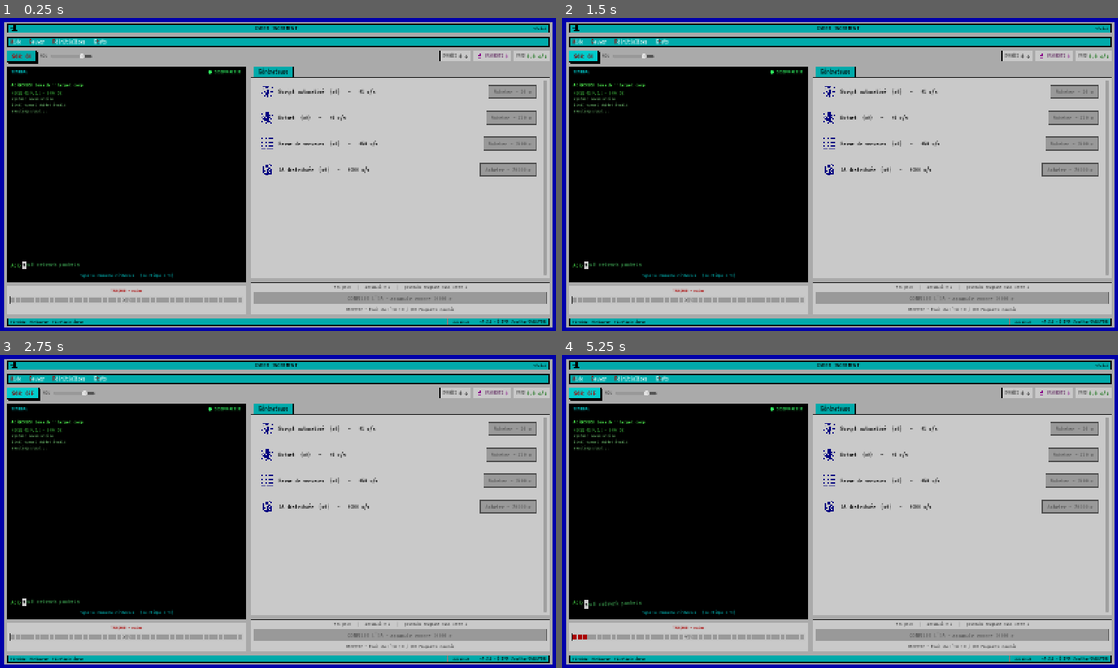
Above: before the commit, frames 1-4 (two rows, left to right).
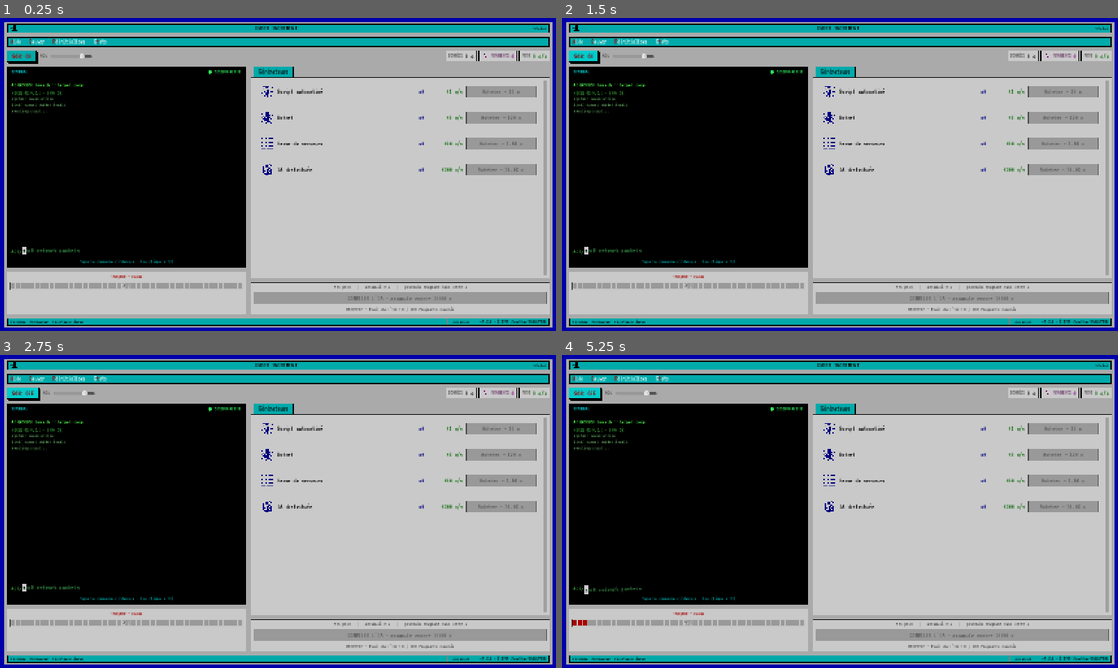
Above: after the commit, the same moments.

Repository: jogaulupeau/CyberIncrement
Game: Godot game, scene res://scenes/main.tscn
Two runs of this game, one before a commit and one after it. Both use one fixed random seed, a clock stepped at 60 frames per second and the inputs below.
Inputs (mouse positions are in pixels of both pictures, inside the frame that each line leads up to):
- Up to frame 1 (0.25 s): no input
- Up to frame 2 (1.5 s): click "SON: ON" at 0.5 s; click "SON: OFF" at 1.25 s
- Up to frame 3 (2.75 s): click "SON: ON" at 2 s
- Up to frame 4 (5.25 s): click "SON: OFF" at 2.75 s; click "SON: ON" at 3.5 s; click "SON: OFF" at 4.25 s; tap Enter at 5 s; move the mouse to (962, 495) at 5.02 s; tap 1 at 5.1 s; click (962, 495) at 5.17 s

The runs differ from the first frame. In frame 1, 5.0% of the frame differs, in the area x 1-99%, y 10-92%; in frame 2, 5.0%; in frame 3, 5.0%; in frame 4, 5.0%.

Commit message:
Polish UI/UX : lignes en colonnes, jauge de piratage, lisibilité, sons
Revue UI/UX de l'écran principal (points issus de la revue) :

- Générateurs : lignes réorganisées en vraies colonnes alignées
  (icône | nom | xN | +bonus/s | [Acheter — prix]). Prix intégré au bouton
  pour qu'il se lise comme un prix ; boutons d'achat à taille fixe uniforme
  (190 px) sur tous les onglets. Notation courte (K/M) pour les valeurs.
- Compteurs Données et PROD passés en notation courte (cohérence boutique).
- Augmentations/Programmes : description d'effet lisible (taille 12->15,
  teinte claire -> teal foncé).
- Opérations : suppression de la barre de cooldown séparée ; le bouton PIRATER
  fait désormais office de jauge qui se remplit de gauche à droite pendant la
  recharge (fond gris + jauge cyan + décompte lisible + ombre portée), hauteur
  stable.

Correctifs :
- Le bouton de faille zero-day garde sa place dans la mise en page (transparent
  au repos) : son apparition ne fait plus rétrécir le terminal en plein combat.
- Son dédié à la défaite contre un boss (boss_fail.wav).

Co-Authored-By: Claude Opus 4.8 <noreply@anthropic.com>

Diff:
--- a/scenes/generator_row.tscn
+++ b/scenes/generator_row.tscn
@@ -15,7 +15,7 @@
 
 [node name="HBox" type="HBoxContainer" parent="Margin"]
 layout_mode = 2
-theme_override_constants/separation = 12
+theme_override_constants/separation = 8
 
 [node name="IconRect" type="TextureRect" parent="Margin/HBox"]
 unique_name_in_owner = true
@@ -25,14 +25,35 @@
 expand_mode = 1
 stretch_mode = 5
 
-[node name="InfoLabel" type="Label" parent="Margin/HBox"]
+[node name="NameLabel" type="Label" parent="Margin/HBox"]
 unique_name_in_owner = true
+custom_minimum_size = Vector2(120, 0)
 layout_mode = 2
 size_flags_horizontal = 3
-autowrap_mode = 2
-text = "Générateur (x0)   —   +0 o/s"
+size_flags_vertical = 4
+text = "Générateur"
+
+[node name="MultLabel" type="Label" parent="Margin/HBox"]
+unique_name_in_owner = true
+custom_minimum_size = Vector2(48, 0)
+layout_mode = 2
+size_flags_vertical = 4
+theme_override_colors/font_color = Color(0, 0, 0.5, 1)
+text = "x0"
+horizontal_alignment = 2
+
+[node name="BonusLabel" type="Label" parent="Margin/HBox"]
+unique_name_in_owner = true
+custom_minimum_size = Vector2(96, 0)
+layout_mode = 2
+size_flags_vertical = 4
+theme_override_colors/font_color = Color(0, 0.4, 0, 1)
+text = "+0 o/s"
+horizontal_alignment = 2
 
 [node name="BuyButton" type="Button" parent="Margin/HBox"]
 unique_name_in_owner = true
+custom_minimum_size = Vector2(190, 0)
 layout_mode = 2
+size_flags_vertical = 4
 text = "Acheter"
--- a/scenes/item_row.tscn
+++ b/scenes/item_row.tscn
@@ -38,13 +38,14 @@
 [node name="DescLabel" type="Label" parent="Margin/HBox/Info"]
 unique_name_in_owner = true
 layout_mode = 2
-theme_override_colors/font_color = Color(0.5, 0.7, 0.68, 1)
-theme_override_font_sizes/font_size = 12
+theme_override_colors/font_color = Color(0.13, 0.32, 0.3, 1)
+theme_override_font_sizes/font_size = 15
 autowrap_mode = 2
 text = "Description de l'effet"
 
 [node name="BuyButton" type="Button" parent="Margin/HBox"]
 unique_name_in_owner = true
+custom_minimum_size = Vector2(190, 0)
 layout_mode = 2
 size_flags_vertical = 4
 text = "Améliorer"
--- a/scenes/main.tscn
+++ b/scenes/main.tscn
@@ -26,6 +26,21 @@
 border_width_right = 1
 border_width_bottom = 1
 border_color = Color(0, 0, 0, 1)
+
+[sub_resource type="StyleBoxFlat" id="op_disabled"]
+content_margin_left = 14.0
+content_margin_top = 6.0
+content_margin_right = 14.0
+content_margin_bottom = 6.0
+bg_color = Color(0.55, 0.55, 0.55, 1)
+border_width_left = 1
+border_width_top = 1
+border_width_right = 1
+border_width_bottom = 1
+border_color = Color(0, 0, 0, 1)
+shadow_color = Color(0, 0, 0, 1)
+shadow_size = 1
+shadow_offset = Vector2(4, 4)
 
 [sub_resource type="StyleBoxFlat" id="trace_frame"]
 bg_color = Color(0.769, 0.769, 0.769, 1)
@@ -518,13 +533,32 @@
 [node name="OpButton" type="Button" parent="HUD/Root/Body/Left/OpsPanel/OVBox"]
 unique_name_in_owner = true
 layout_mode = 2
+theme_override_colors/font_disabled_color = Color(0, 0, 0, 0)
+theme_override_styles/disabled = SubResource("op_disabled")
 text = "LANCER UNE OPÉRATION"
 
-[node name="CooldownBar" type="ProgressBar" parent="HUD/Root/Body/Left/OpsPanel/OVBox"]
-unique_name_in_owner = true
-custom_minimum_size = Vector2(0, 10)
-layout_mode = 2
-show_percentage = false
+[node name="OpFill" type="ColorRect" parent="HUD/Root/Body/Left/OpsPanel/OVBox/OpButton"]
+unique_name_in_owner = true
+layout_mode = 1
+anchors_preset = 9
+anchor_bottom = 1.0
+grow_vertical = 2
+mouse_filter = 2
+color = Color(0, 0.667, 0.667, 1)
+
+[node name="OpLabel" type="Label" parent="HUD/Root/Body/Left/OpsPanel/OVBox/OpButton"]
+unique_name_in_owner = true
+visible = false
+layout_mode = 1
+anchors_preset = 15
+anchor_right = 1.0
+anchor_bottom = 1.0
+grow_horizontal = 2
+grow_vertical = 2
+theme_override_colors/font_color = Color(0, 0, 0, 1)
+text = "Rechargement..."
+horizontal_alignment = 1
+vertical_alignment = 1
 
 [node name="TraceLabel" type="Label" parent="HUD/Root/Body/Left/OpsPanel/OVBox"]
 unique_name_in_owner = true
@@ -573,9 +607,10 @@
 
 [node name="ZeroDayButton" type="Button" parent="HUD/Root/Body/Left/OpsPanel/OVBox"]
 unique_name_in_owner = true
-visible = false
+modulate = Color(1, 1, 1, 0)
 layout_mode = 2
 theme_override_colors/font_color = Color(0.541, 0, 0.541, 1)
+disabled = true
 text = "EXPLOITER LA FAILLE (0 s)"
 
 [node name="EventStatus" type="Label" parent="HUD/Root/Body/Left/OpsPanel/OVBox"]
--- a/scripts/generator_row.gd
+++ b/scripts/generator_row.gd
@@ -1,8 +1,8 @@
 extends PanelContainer
 ## Une LIGNE d'interface réutilisable, pour UN générateur.
 ##
-## Rôle : afficher (nom, quantité, prod, coût) et proposer un bouton "Acheter".
-## Elle ne connaît PAS les règles du jeu (combien de Données on a, etc.).
+## Rôle : afficher (nom, quantité, prod, coût) en COLONNES alignées et proposer un
+## bouton "Acheter". Elle ne connaît PAS les règles du jeu (combien de Données on a, etc.).
 ## Quand on clique "Acheter", elle se contente d'ÉMETTRE UN SIGNAL ;
 ## c'est main.gd (le cerveau) qui décidera si l'achat est possible.
 ## Ce découpage "affichage ≠ logique" est une bonne habitude d'architecture.
@@ -16,7 +16,9 @@
 var index: int = -1   # position de ce générateur dans la liste de main.gd
 
 @onready var icon_rect: TextureRect = %IconRect
-@onready var info_label: Label = %InfoLabel
+@onready var name_label: Label = %NameLabel
+@onready var mult_label: Label = %MultLabel
+@onready var bonus_label: Label = %BonusLabel
 @onready var buy_button: Button = %BuyButton
 
 
@@ -39,8 +41,11 @@
 	buy_requested.emit(index)   # "quelqu'un veut acheter le générateur n°index"
 
 
-# main.gd appelle ceci pour rafraîchir l'affichage de la ligne.
-func refresh(gen_name: String, count: int, production: float, cost: float, affordable: bool) -> void:
-	info_label.text = "%s  (x%d)   —   +%.0f o/s" % [gen_name, count, production]
-	buy_button.text = "Acheter — %d o" % cost
+# main.gd prépare les chaînes (déjà formatées) ; la ligne les répartit dans ses colonnes.
+# Le prix est intégré au bouton d'achat (plus lisible qu'une colonne "coût" isolée).
+func refresh(gen_name: String, count: int, bonus_str: String, cost_str: String, affordable: bool) -> void:
+	name_label.text = gen_name
+	mult_label.text = "x%d" % count
+	bonus_label.text = "+%s o/s" % bonus_str
+	buy_button.text = "Acheter — %s o" % cost_str
 	buy_button.disabled = not affordable
--- a/scripts/main.gd
+++ b/scripts/main.gd
@@ -240,6 +240,7 @@
 	"victory": "res://assets/audio/victory.wav",
 	"reward": "res://assets/audio/reward.wav",
 	"rare_reveal": "res://assets/audio/rare_reveal.wav",
+	"boss_fail": "res://assets/audio/boss_fail.wav",
 	"glitch": "res://assets/audio/glitch.wav",
 	"overload": "res://assets/audio/overload.wav",
 	"stable": "res://assets/audio/stable.wav",
@@ -400,7 +401,8 @@
 @onready var ops_title: Label = %OpsTitle
 @onready var ops_desc: Label = %OpsDesc
 @onready var daemons_panel: PanelContainer = %DaemonsPanel
-@onready var cooldown_bar: ProgressBar = %CooldownBar
+@onready var op_fill: ColorRect = %OpFill
+@onready var op_label: Label = %OpLabel
 @onready var trace_label: Label = %TraceLabel
 @onready var trace_bar: Panel = %TraceBar
 @onready var trace_ticks: HBoxContainer = %Ticks
@@ -476,11 +478,10 @@
 	prestige_button.focus_mode = Control.FOCUS_NONE
 	op_button.focus_mode = Control.FOCUS_NONE
 
-	cooldown_bar.max_value = OP_COOLDOWN
 	_build_trace_ticks()
 	logo_icon.texture = load("res://assets/icons/ai-logo.svg")
 	fragment_icon.texture = load("res://assets/icons/fragment.svg")
-	zeroday_button.visible = false
+	_set_zeroday_shown(false)
 	zeroday_spawn_timer = randf_range(ZERODAY_SPAWN_MIN, ZERODAY_SPAWN_MAX)
 	boss_spawn_timer = randf_range(FIREWALL_SPAWN_MIN, FIREWALL_SPAWN_MAX)
 	event_spawn_timer = randf_range(EVENT_SPAWN_MIN, EVENT_SPAWN_MAX)
@@ -554,7 +555,6 @@
 	daemons_panel.visible = unlocked.daemons
 	var ops: bool = unlocked.operations
 	op_button.visible = ops
-	cooldown_bar.visible = ops
 	ops_title.visible = ops
 	ops_desc.visible = ops
 
@@ -1109,7 +1109,7 @@
 		zeroday_window_remaining -= delta
 		if zeroday_window_remaining <= 0.0:
 			zeroday_window_remaining = 0.0
-			zeroday_button.visible = false
+			_set_zeroday_shown(false)
 			zeroday_spawn_timer = randf_range(ZERODAY_SPAWN_MIN, ZERODAY_SPAWN_MAX)
 			_set_status("Faille zero-day manquée.")
 	else:
@@ -1980,6 +1980,7 @@
 	# Échec = traçage +60% (peut déclencher directement une intrusion si déjà haut).
 	trace = minf(TRACE_MAX, trace + BOSS_FAIL_TRACE)
 	_flash(FX_ALERT, 0.5)
+	_play_sfx("boss_fail")
 	_show_toast("FIREWALL NON BRISÉ", "Traçage +%d%%" % int(BOSS_FAIL_TRACE), TOAST_ALERT, 5.0)
 	_set_status("Firewall non brisé ! Traçage +%d%%." % int(BOSS_FAIL_TRACE))
 	if trace >= TRACE_MAX:
@@ -2347,9 +2348,17 @@
 
 # --- Failles zero-day --------------------------------------------------------
 
+# Affiche/masque le bouton de faille SANS le retirer de la mise en page : il garde
+# toujours sa place (transparent + désactivé quand aucune faille n'est active), pour que
+# l'apparition d'une faille ne fasse plus rétrécir le terminal en plein combat de boss.
+func _set_zeroday_shown(shown: bool) -> void:
+	zeroday_button.modulate.a = 1.0 if shown else 0.0
+	zeroday_button.disabled = not shown
+
+
 func _spawn_zeroday() -> void:
 	zeroday_window_remaining = ZERODAY_WINDOW
-	zeroday_button.visible = true
+	_set_zeroday_shown(true)
 	_set_status("Faille zero-day détectée ! Exploite-la vite.")
 
 
@@ -2357,7 +2366,7 @@
 	if zeroday_window_remaining <= 0.0:
 		return
 	zeroday_window_remaining = 0.0
-	zeroday_button.visible = false
+	_set_zeroday_shown(false)
 	zeroday_buff_remaining = ZERODAY_BUFF_DURATION
 	zeroday_spawn_timer = randf_range(ZERODAY_SPAWN_MIN, ZERODAY_SPAWN_MAX)
 	_flash(FX_SPECIAL, 0.4)   # flash ambre : boost faille
@@ -2553,7 +2562,7 @@
 	click_buff_remaining = 0.0
 	rwd_prod_remaining = 0.0
 	zeroday_window_remaining = 0.0
-	zeroday_button.visible = false
+	_set_zeroday_shown(false)
 	zeroday_spawn_timer = randf_range(ZERODAY_SPAWN_MIN, ZERODAY_SPAWN_MAX)
 	combo = 0
 	intrusion_active = false
@@ -2662,8 +2671,8 @@
 # ---------------------------------------------------------------------------
 
 func _update_display() -> void:
-	data_label.text = "%d o" % data
-	prod_label.text = "%.1f o/s" % production_per_second()
+	data_label.text = "%s o" % _fmt_short(data)
+	prod_label.text = "%s o/s" % _fmt_short(production_per_second())
 	fragment_label.text = "%d" % fragments
 	# Horloge de la barre de statut (esthétique DOS).
 	var t := Time.get_time_dict_from_system()
@@ -2695,13 +2704,25 @@
 	prestige_button.disabled = pending < 1
 
 	# --- Section opérations à risque ---
-	# Barre + libellé de cooldown.
-	cooldown_bar.value = OP_COOLDOWN - op_cooldown_remaining
+	# Le cooldown se lit directement SUR le bouton, façon jauge : fond gris (jauge vide),
+	# la couche cyan (OpFill) le remplit de gauche à droite, et le libellé OpLabel affiche
+	# le décompte par-dessus. Une fois rechargé, jauge + libellé masqués, bouton cliquable.
 	if op_cooldown_remaining > 0.0:
+		var recharge_txt := "Rechargement... %d s" % int(ceil(op_cooldown_remaining))
 		op_button.disabled = true
-		op_button.text = "Rechargement... %d s" % int(ceil(op_cooldown_remaining))
+		# Texte gardé (mais invisible via font désactivé transparente) UNIQUEMENT pour conserver
+		# la hauteur du bouton : un bouton vide se réduirait à ses marges. Le décompte lisible
+		# est affiché par OpLabel, par-dessus la jauge.
+		op_button.text = recharge_txt
+		var ratio: float = clampf((OP_COOLDOWN - op_cooldown_remaining) / OP_COOLDOWN, 0.0, 1.0)
+		op_fill.visible = true
+		op_fill.offset_right = op_button.size.x * ratio
+		op_label.visible = true
+		op_label.text = recharge_txt
 	else:
 		op_button.disabled = false
+		op_fill.visible = false
+		op_label.visible = false
 		# On montre le gain potentiel (même formule que la récompense réelle).
 		var potential := int(maxf(production_per_second() * OP_REWARD_SECONDS, click_value() * OP_MIN_REWARD_CLICKS))
 		op_button.text = "PIRATER LA CIBLE : +%d o  (%d%% de réussite)" % [potential, int(OP_SUCCESS_CHANCE * 100)]
@@ -2751,7 +2772,7 @@
 	for i in generators.size():
 		var gen: Dictionary = generators[i]
 		var cost := cost_of(gen)
-		gen_rows[i].refresh(gen.name, gen.count, gen.production, cost, data >= cost)
+		gen_rows[i].refresh(gen.name, gen.count, _fmt_short(gen.production), _fmt_short(cost), data >= cost)
 
 	for i in unlocks.size():
 		_refresh_unlock_row(i)
--- a/tools/make_sounds.gd
+++ b/tools/make_sounds.gd
@@ -114,6 +114,16 @@
 		_tone(2637, 2637, 0.78, "sine", 0.05, 0.35, 0.4))     # scintillement E7 soutenu
 	_save(dir + "rare_reveal.wav", _mix(rare_run, rare_spark))
 
+	# Échec contre un boss (firewall non brisé) : deux notes descendantes façon alarme, puis
+	# un "power-down" grave (balayage saw vers le bas mixé à un souffle grave). Sombre, sans appel.
+	var fail_beeps: PackedFloat32Array = _cat(
+		_tone(330, 330, 0.13, "square", 0.30),    # note 1
+		_tone(247, 247, 0.13, "square", 0.30))    # note 2 (plus grave)
+	var fail_down: PackedFloat32Array = _mix(
+		_tone(300, 70, 0.55, "saw", 0.28, 0.01, 0.14),    # chute de hauteur
+		_tone(95, 55, 0.55, "sine", 0.18, 0.01, 0.14))    # souffle grave
+	_save(dir + "boss_fail.wav", _cat(fail_beeps, fail_down))
+
 	# Événements aléatoires.
 	var g := PackedFloat32Array()
 	for k in 8:
Not shown, added: assets/audio/boss_fail.wav.import
Not shown: 1 places in scenes/main.tscn that only renumber resources
Not shown, added: assets/audio/boss_fail.wav
